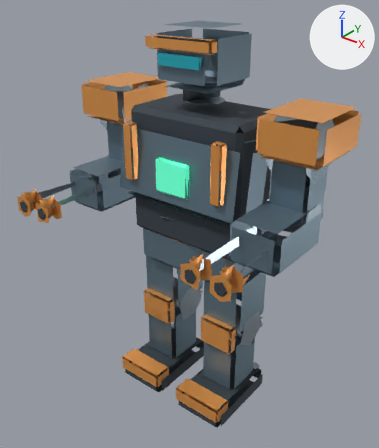
Before and after pictures for a commit that changed the glTF model public/models/low/boss-quad-mech.glb.
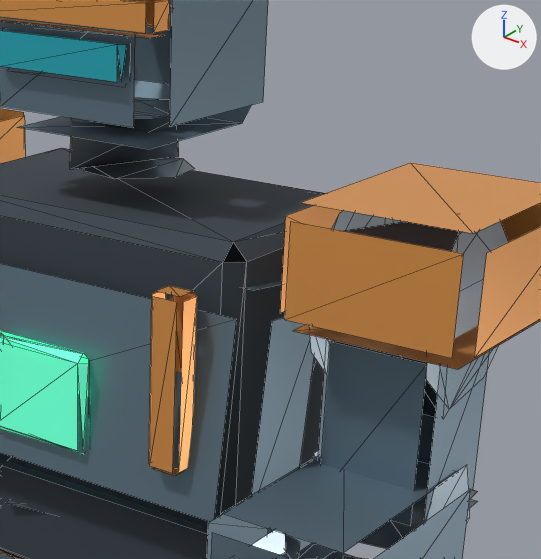
Each version is shown whole from a 50 mm camera at (4.77, -6.37, 7.06) aimed at (0.0, -0.4, 3.36), then close up on the part from 42% to 91% of the width and 9% to 53% of the height. Every picture has the same lights, and +X, +Y and +Z are marked at upper right. The older version's two pictures come first. The close-ups show mesh edges as thin lines. Where no turn or scale is listed for an object, it has been applied to the vertices.

The older version as bpy lines, for what is in view:
```python
me_cube_011 = bpy.data.meshes.new('Cube.011')
me_cube_011.from_pydata(...)  # 40 vertices, 42 faces; spans x -1.05..1.05, y -0.62..1.19, z -1.05..1.05
me_cube_011.materials.append(mat_quad_mechrubber)  # greyish blue #38424b
me_cube_012 = bpy.data.meshes.new('Cube.012')
me_cube_012.from_pydata(...)  # 48 vertices, 26 faces; spans x -1.23..1.23, y -0.4..0.88, z -0.65..2.05
me_cube_012.materials.append(mat_quad_mecharmor)  # greyish blue #6f8695
me_cylinder_016 = bpy.data.meshes.new('Cylinder.016')
me_cylinder_016.from_pydata(...)  # 69 vertices, 45 faces; spans x -0.33..0.33, y -2.13..0.56, z -1.33..0.5
me_cylinder_016.materials.append(mat_quad_mechsteel)  # grey #909ea8
ob_shoulder_bearing_001 = bpy.data.objects.new('Shoulder bearing.001', me_cylinder_016)
ob_shoulder_bearing_001.location = (1.64, 0.0, 4.9)
ob_sloped_breastplate = bpy.data.objects.new('Sloped breastplate', me_cube_012)
ob_sloped_breastplate.location = (0.0, -0.42, 4.32)
ob_torso_skeleton = bpy.data.objects.new('Torso skeleton', me_cube_011)
ob_torso_skeleton.location = (0.0, 0.0, 4.12)
# also in view: 'Upper arm.001' at (1.64, -0.42, 4.1); 'Shoulder plate.001' at (1.72, -0.78, 4.49); 'Shoulder plate' at (-1.72, -0.78, 4.49); 'Core' at (0.0, -0.81, 4.27); 'Cyan visor' at (0.0, -0.61, 5.93)
```
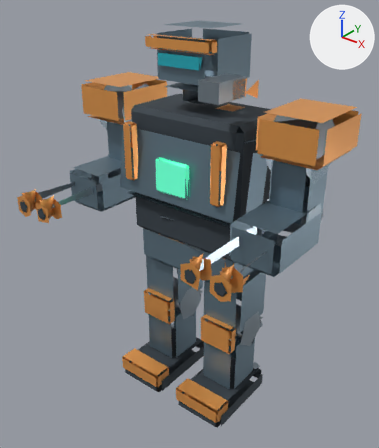
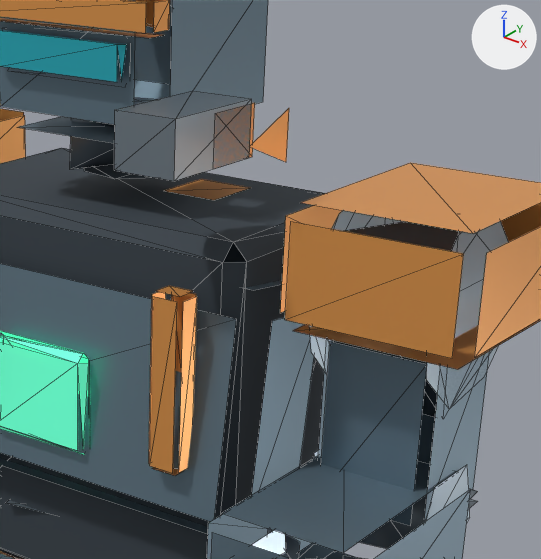
Edits to the scene script, one JSON object a line:
```json
{"op": "add", "block": "me_cube_035", "code": ["me_cube_035 = bpy.data.meshes.new('Cube.035')", "me_cube_035.from_pydata([(-0.14, -0.15, -0.09), (-0.14, -0.15, 0.09), (-0.14, 0.15, -0.09), (-0.14, 0.15, 0.09), (0.14, -0.15, -0.09), (0.14, -0.15, 0.09), (0.14, 0.15, -0.09), (0.14, 0.15, 0.09), (0.16, -0.195, 0.06), (0.16, -0.195, 0.3), (0.16, 0.115, 0.06), (0.16, 0.115, 0.3), (0.34, -0.195, 0.18), (0.34, 0.115, 0.06), (0.34, 0.115, 0.3)], [], [(10, 9, 11), (0, 6, 4), (5, 3, 1), (10, 8, 9), (0, 2, 6), (5, 7, 3), (12, 13, 14)])", "me_cube_035.materials.append(mat_quad_mechtrim)  # orange #f8aa59"]}
{"op": "add", "block": "me_cube_036", "code": ["me_cube_036 = bpy.data.meshes.new('Cube.036')", "me_cube_036.from_pydata(...)  # a box spanning x -0.16..0.16, y -0.29..0.29, z -0.13..0.13", "me_cube_036.materials.append(mat_quad_mechsteel)  # grey #909ea8"]}
{"op": "add", "block": "ob_machine_gun_swivel", "code": ["ob_machine_gun_swivel = bpy.data.objects.new('Machine gun swivel', me_cube_035)", "ob_machine_gun_swivel.location = (0.88, -0.64, 5.51)"]}
{"op": "add", "block": "ob_machine_gun_receiver", "code": ["ob_machine_gun_receiver = bpy.data.objects.new('Machine gun receiver', me_cube_036)", "ob_machine_gun_receiver.location = (0.88, -0.84, 5.7)"]}
```

Where the change shows, as pixel boxes [x1, y1, x2, y2] in the close-ups (541 x 559 px):
```json
{"object": "Machine gun receiver", "change": "added", "after": [114, 91, 252, 181]}
{"object": "Machine gun swivel", "change": "added", "after": [164, 103, 289, 200], "on screen": "orange"}
{"object": "Back power unit", "change": "unchanged, covered by the edit", "before": [70, 97, 406, 222], "after": [70, 97, 406, 222]}
```
